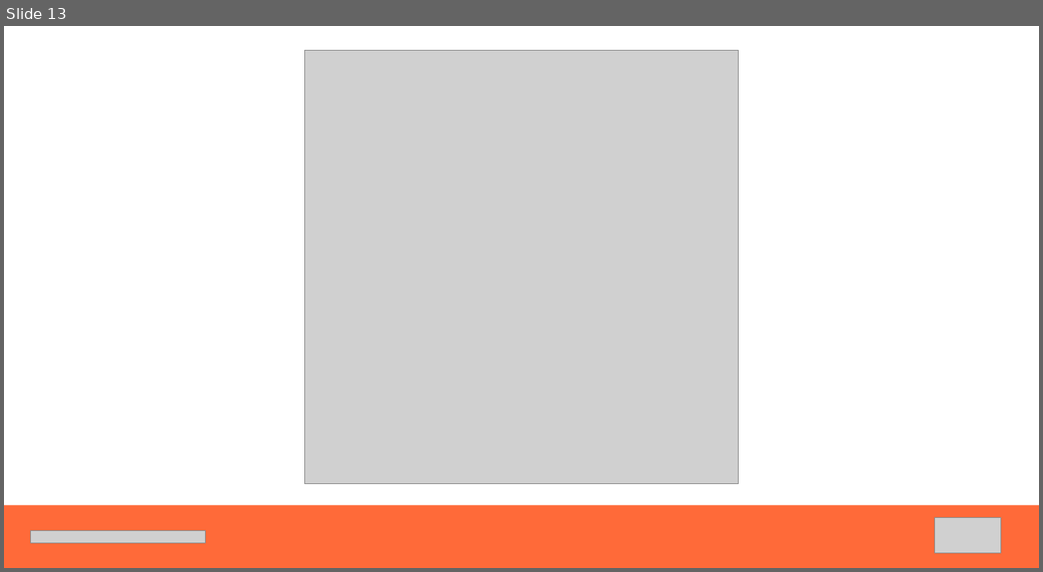
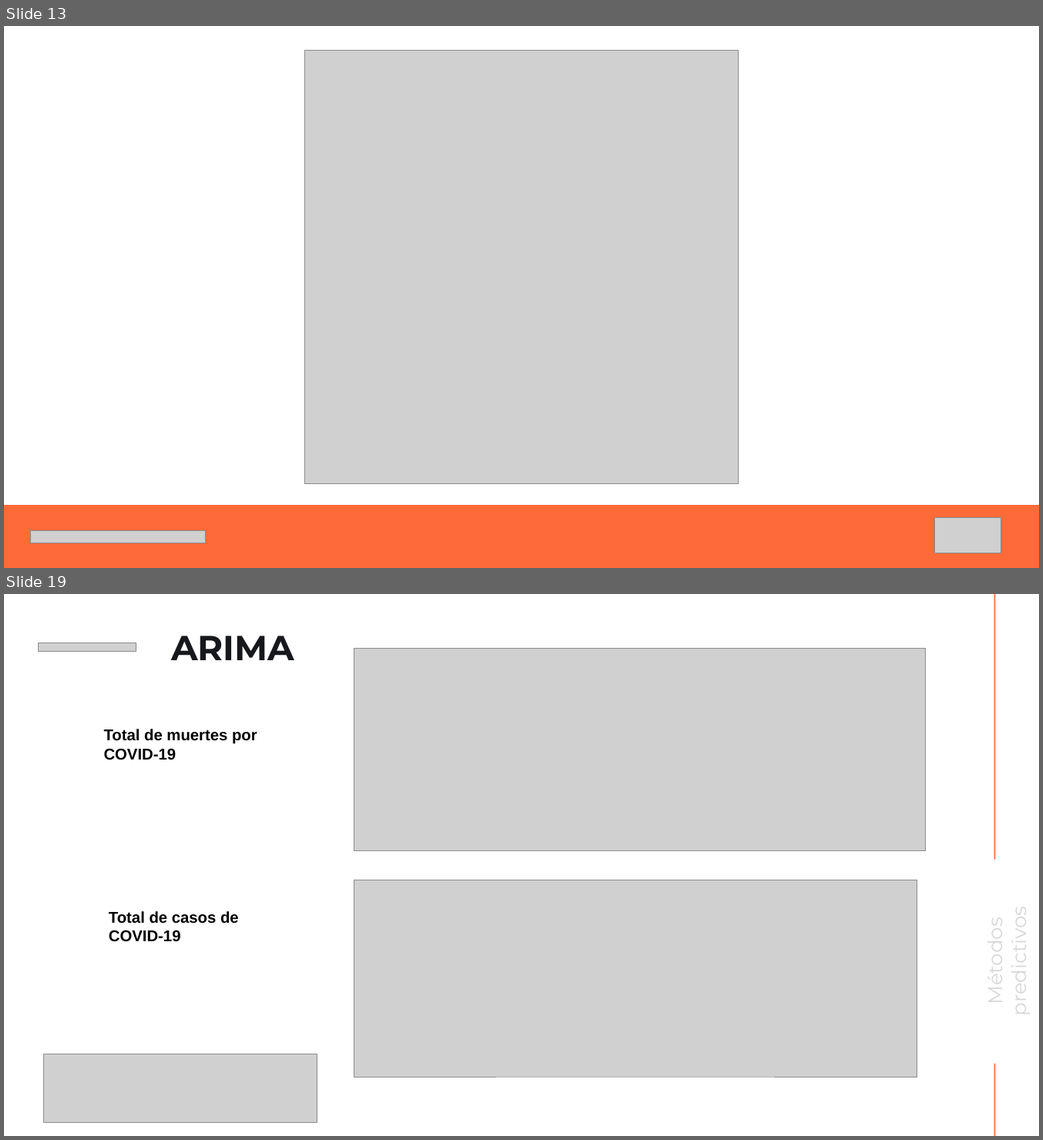
Before and after one commit to yessespinosa/Equipo-10-Prototype-day, a slide deck: Equipo 10 - Prototype Day.pptx. Shown one above the other, each under a label of ours: slide 13 before the commit, slides 13 and 19 after it; the slides between them are not shown. The pictures are 1043x572 and 1043x1140 pixels, drawn with LibreOffice and Linux fonts; fonts in the diff are those of the drawing; grey boxes stand for pictures. Boxes give left, top, right and bottom in pixels: in the first picture for what was removed or moved away, otherwise in the second. Text is boxed around its words. In the diff, an @@ line names an element or a change of style, - is before the commit and + after.

```diff
--- a/Equipo 10 - Prototype Day.pptx
+++ b/Equipo 10 - Prototype Day.pptx
@@ slide 19 added at [4, 594, 1039, 1136], background #FFFFFF @@
@@ freeform shape added at [994, 594, 994, 860], outline #FF6A39 1.5 pt @@
@@ text added at [171, 636, 294, 660], 40 pt, text #16181C, bold @@
+ARIMA
@@ picture added at [39, 643, 136, 652] @@
@@ picture added at [354, 649, 925, 851] @@
@@ text added at [104, 729, 257, 760], 18 pt, text #000000, bold @@
+Total de muertes por COVID-19
@@ picture added at [354, 880, 917, 1077] @@
@@ text added at [109, 911, 239, 942], 18 pt, text #000000, bold @@
+Total de casos de COVID-19
@@ text added at [980, 906, 1032, 1016], 23 pt, text #D8D8D8 @@
+Métodos predictivos
@@ picture added at [43, 1054, 317, 1123] @@
@@ freeform shape added at [994, 1063, 994, 1136], outline #FF6A39 1.5 pt @@
```
Also in this commit, not shown: 14 slides changed, 3 other slides added.
